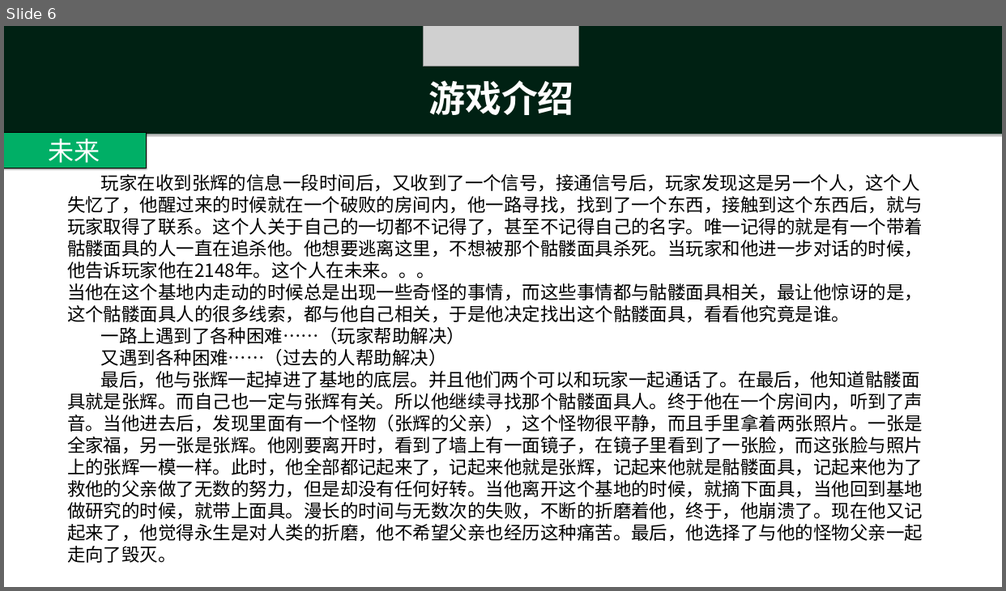
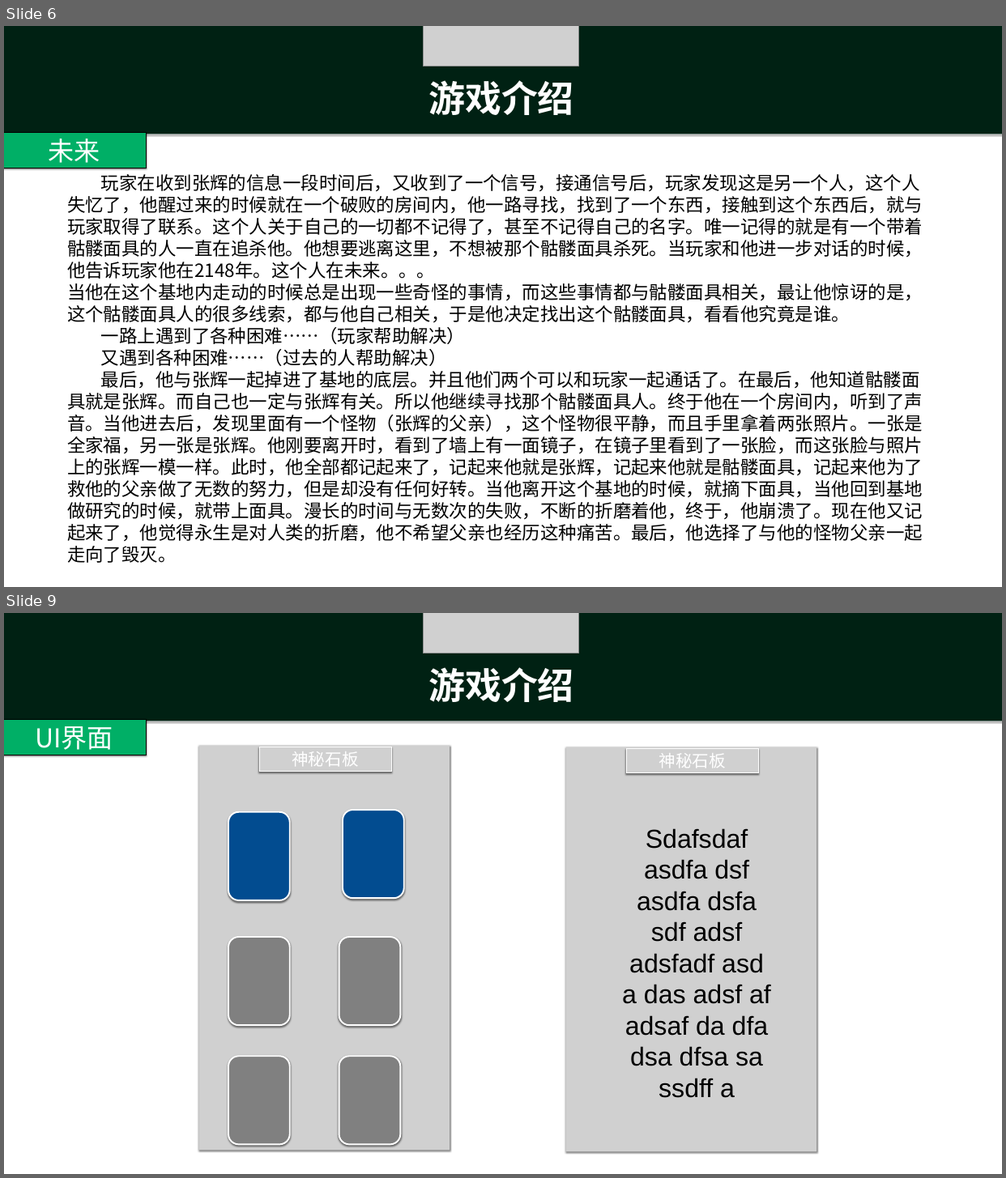
Before and after one commit to ThreePeopleGame/Death, a slide deck: 游戏内容/文字游戏新故事.pptx. Shown one above the other, each under a label of ours: slide 6 before the commit, slides 6 and 9 after it; the slides between them are not shown. The pictures are 1006x591 and 1006x1178 pixels, drawn with LibreOffice and Linux fonts; fonts in the diff are those of the drawing; grey boxes stand for pictures. Boxes give left, top, right and bottom in pixels: in the first picture for what was removed or moved away, otherwise in the second. Text is boxed around its words. In the diff, an @@ line names an element or a change of style, - is before the commit and + after.

Commit message:
设计理论
新游戏

```diff
--- a/游戏内容/文字游戏新故事.pptx
+++ b/游戏内容/文字游戏新故事.pptx
@@ slide 9 added at [4, 613, 1002, 1174], background #FFFFFF @@
@@ rectangle added at [4, 613, 1002, 721], fill #00AE66 @@
@@ rectangle added at [4, 613, 1002, 721], fill #000000 at 70% opacity @@
@@ picture added at [423, 613, 579, 653] @@
@@ text added at [428, 667, 573, 702], 70 pt, text #FFFFFF, bold @@
+游戏介绍
@@ rectangle added at [4, 719, 147, 755], fill #00AF66, outline #000000 1 pt, 50 pt, text #FFFFFF @@
+UI界面
@@ picture added at [199, 746, 450, 1150] @@
@@ picture added at [259, 747, 391, 771], 32 pt, text #FFFFFF @@
+神秘石板
@@ picture added at [565, 747, 816, 1152] @@
@@ picture added at [626, 749, 758, 773], 32 pt, text #FFFFFF @@
+神秘石板
@@ rounded rectangle added at [228, 812, 290, 901], fill #024C90, outline #FFFFFF 3 pt @@
@@ rounded rectangle added at [343, 810, 404, 898], fill #024C90, outline #FFFFFF 3 pt @@
@@ text added at [622, 828, 771, 1098], 50 pt, text #000000 @@
+Sdafsdaf asdfa dsf asdfa dsfa sdf adsf adsfadf asd a das adsf af adsaf da dfa dsa dfsa sa ssdff a
@@ rounded rectangle added at [228, 937, 290, 1025], fill #808080, outline #FFFFFF 3 pt @@
@@ rounded rectangle added at [339, 937, 400, 1025], fill #808080, outline #FFFFFF 3 pt @@
@@ rounded rectangle added at [228, 1056, 290, 1144], fill #808080, outline #FFFFFF 3 pt @@
@@ rounded rectangle added at [339, 1056, 400, 1144], fill #808080, outline #FFFFFF 3 pt @@
```
Also in this commit, not shown: 1 slide changed, 2 other slides added, 1 other file.
